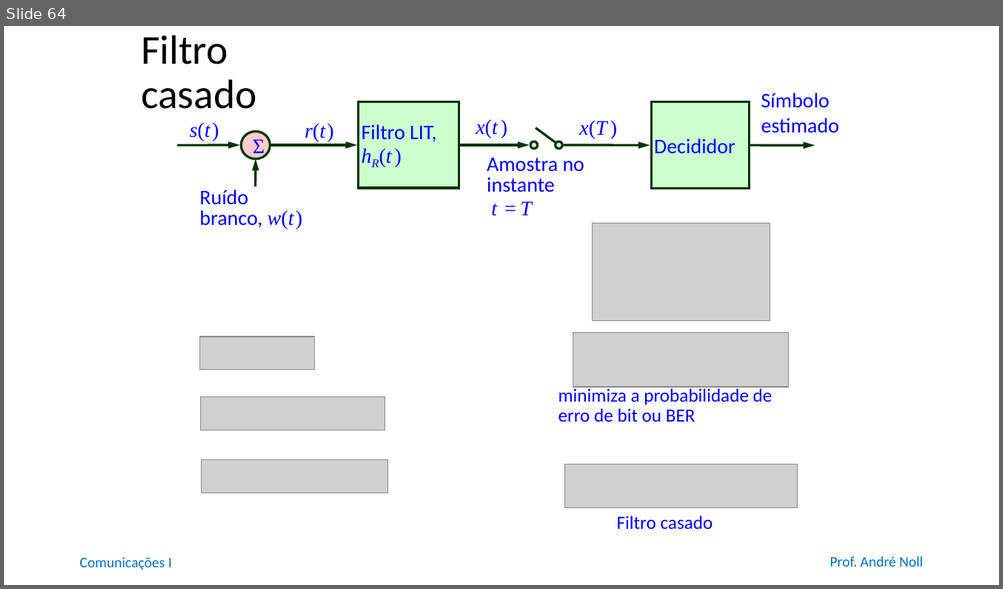
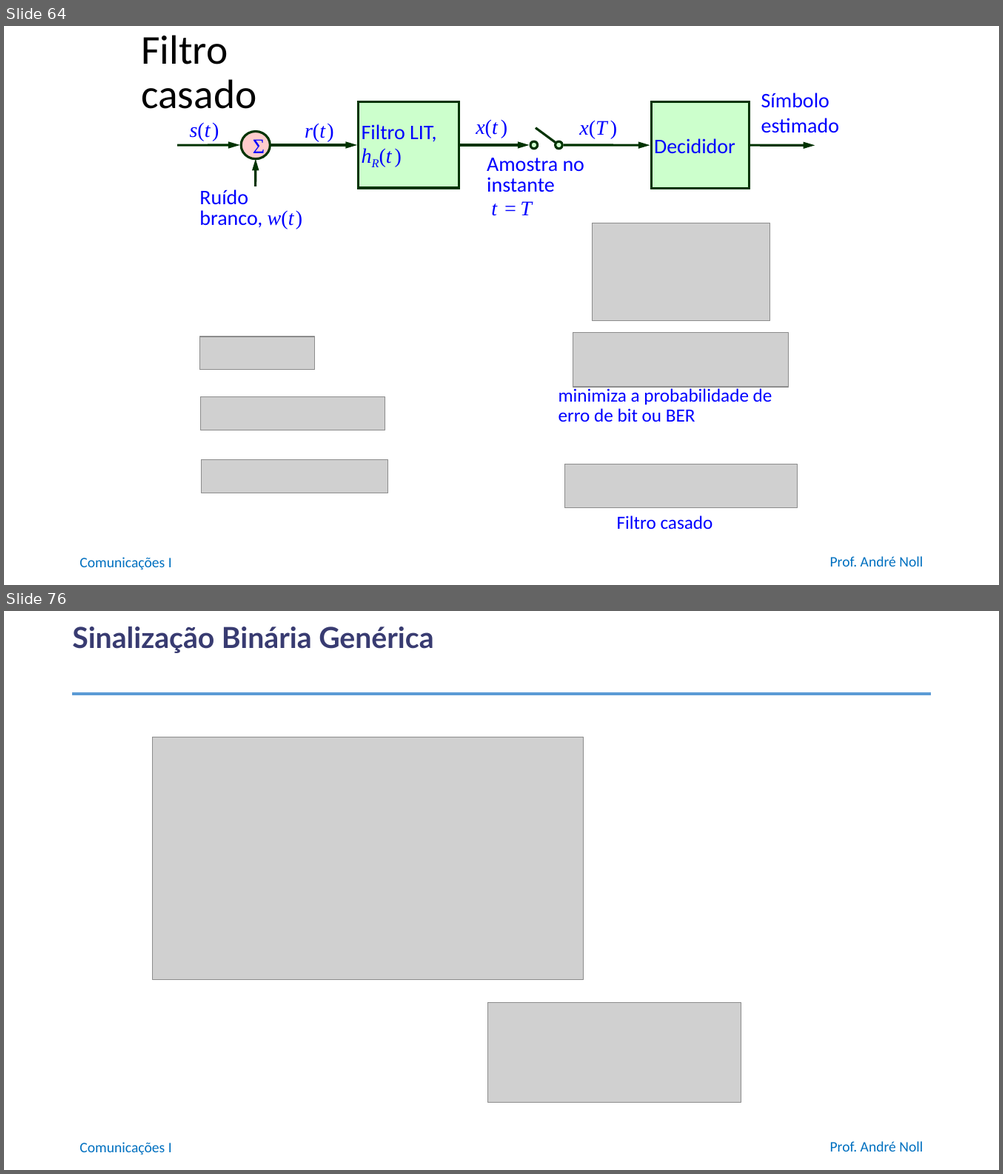
Before and after one commit to anollba/comunicacoes_i_ufrj, a slide deck: slides/Part3 -Digital/03_04_Códigos_linha.pptx. Shown one above the other, each under a label of ours: slide 64 before the commit, slides 64 and 76 after it; the slides between them are not shown. The pictures are 1003x589 and 1003x1174 pixels, drawn with LibreOffice and Linux fonts; fonts in the diff are those of the drawing; grey boxes stand for pictures; background and template pictures are left out. Boxes give left, top, right and bottom in pixels: in the first picture for what was removed or moved away, otherwise in the second. Text is boxed around its words. In the diff, an @@ line names an element or a change of style, - is before the commit and + after.

```diff
--- a/slides/Part3 -Digital/03_04_Códigos_linha.pptx
+++ b/slides/Part3 -Digital/03_04_Códigos_linha.pptx
@@ slide 76 added at (4,611,999,1170), background #FFFFFF; not listed: 2 template elements that a slide beside it also shows @@
@@ title added at (72,627,433,653), 28 pt, text #383B71, bold @@
+Sinalização Binária Genérica
@@ line added from (73, 694) to (930, 694), #5B9BD5 3.25 pt @@
@@ picture added at (153,737,583,980) @@
@@ picture added at (487,1003,741,1102) @@
```
Also in this commit, not shown: 10 other slides added, 1 other file.
